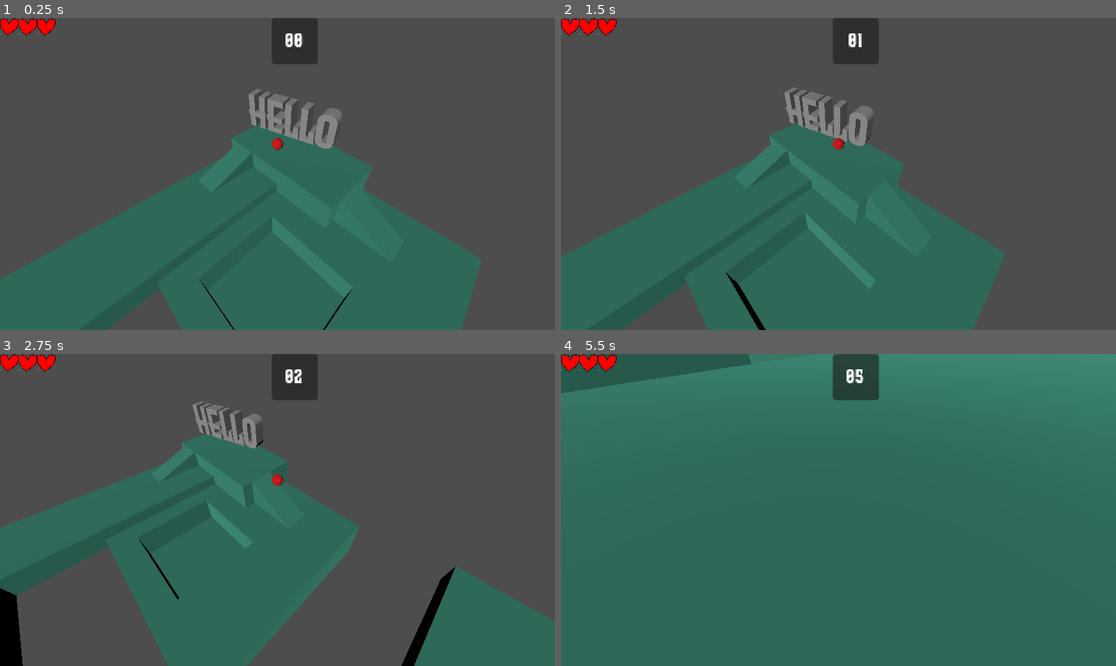
Above: before the commit, frames 1-4 (two rows, left to right).
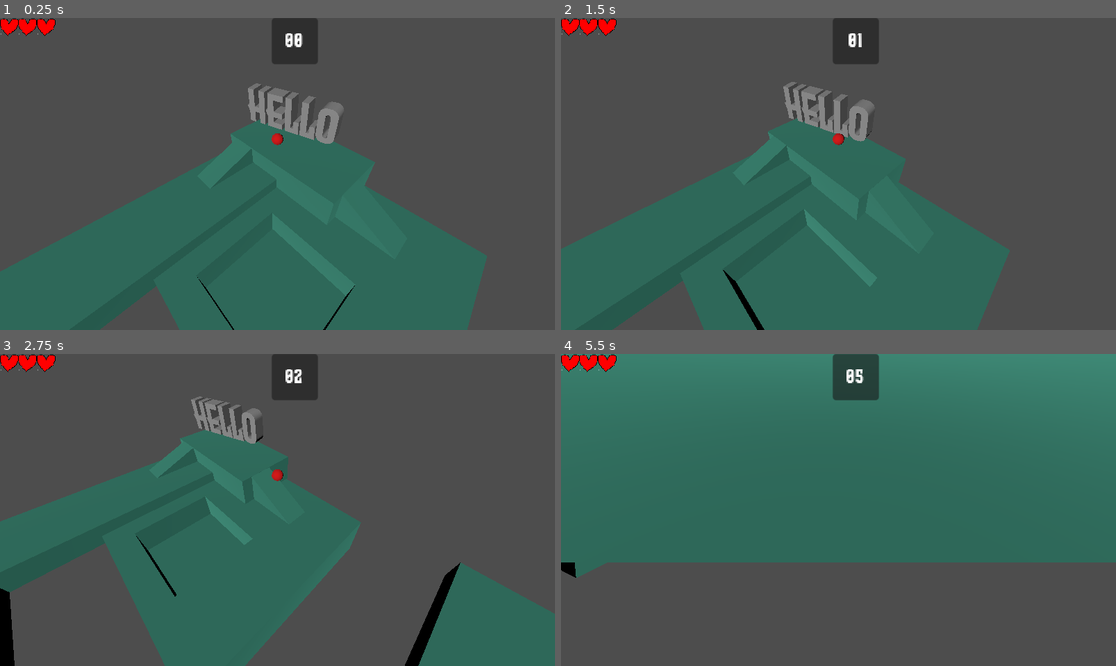
Above: after the commit, the same moments.

Repository: leon-arndt/InnoEngineJam2023
Game: Godot game, scene res://main.tscn
Same seed, same stepped clock (60 frames per second), same inputs: the game is played once before the commit and once after it.
Inputs:
- Up to frame 1 (0.25 s): no input
- Up to frame 2 (1.5 s): tap Enter at 0.5 s; hold Right (move_right) 0.53-1.28 s; hold Down (move_backward) from 1.28 s (still down)
- Up to frame 3 (2.75 s): release Down (move_backward) at 2.03 s; hold Right (move_right) from 2.03 s (still down)
- Up to frame 4 (5.5 s): release Right (move_right) at 2.78 s; hold Up (move_forward) 2.78-3.53 s; hold Left (move_left) 3.53-5.03 s; hold Down (move_backward) from 5.03 s (still down)

The runs differ from the first frame. In frame 1, 2.9% of the frame differs, in the area x 0-88%, y 20-100%; in frame 2, 2.9%; in frame 3, 3.5%; in frame 4, 35%, in the area x 0-100%, y 0-100%.

Commit message:
fix camera offset

Diff:
--- a/scenes/player_and_camera.tscn
+++ b/scenes/player_and_camera.tscn
@@ -26,4 +26,4 @@
 transform = Transform3D(0.707107, -0.5, 0.5, 0, 0.707107, 0.707107, -0.707107, -0.5, 0.5, 10, 10, 10)
 script = ExtResource("2_vx0lq")
 camera_target = NodePath("../Player")
-camera_offset = Vector3(10, 10.5, 10)
+camera_offset = Vector3(10, 10, 10)
